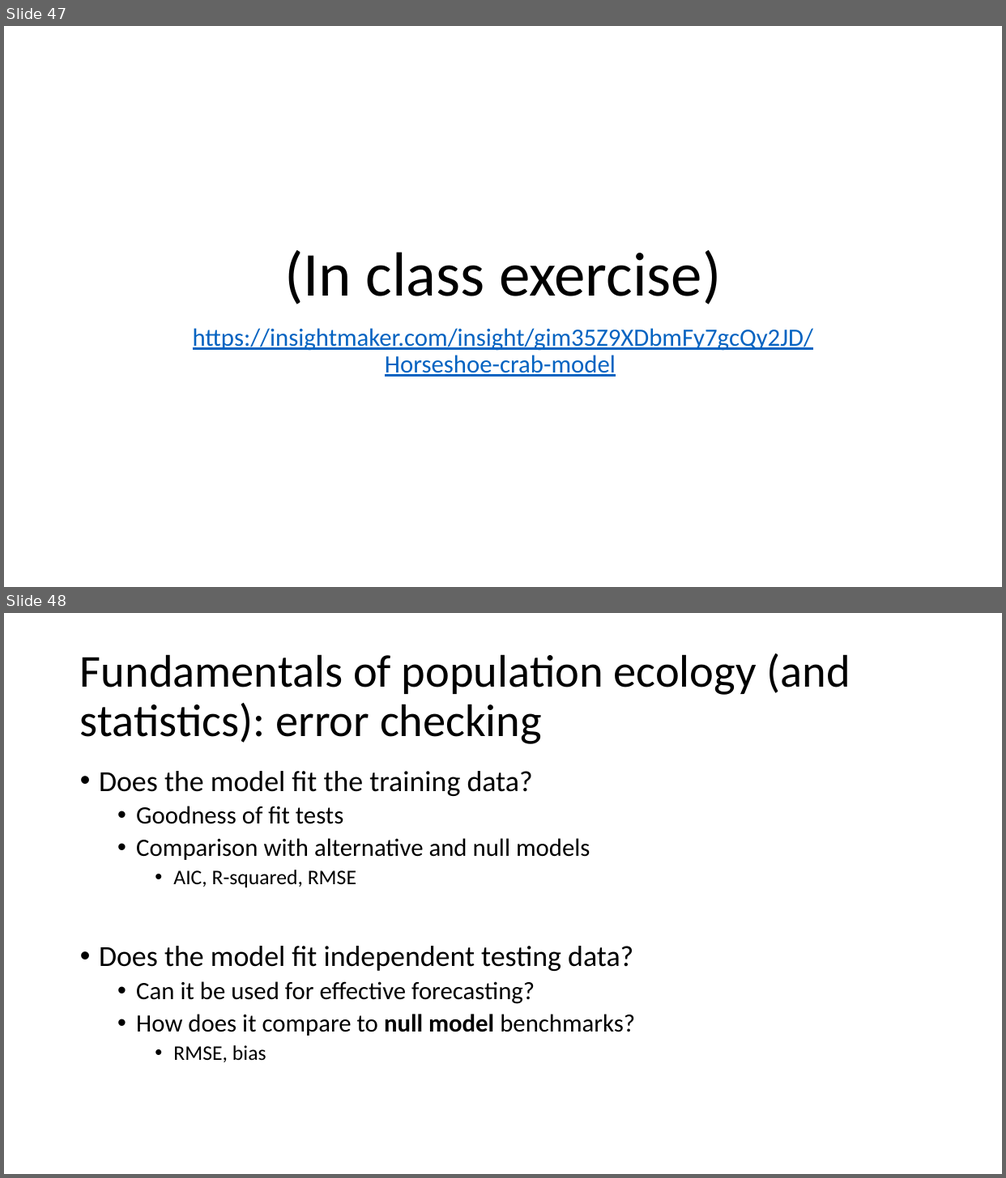
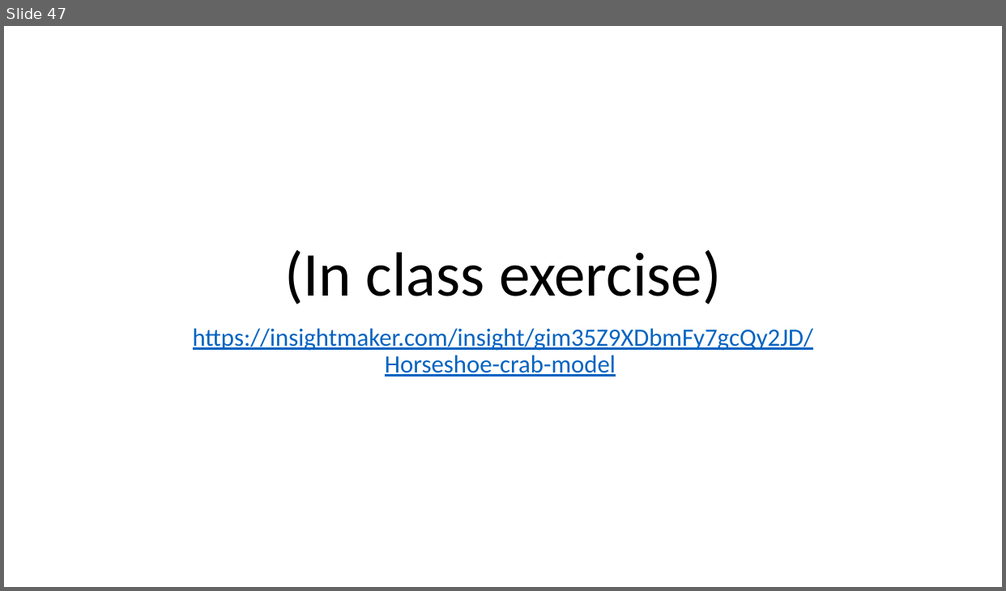
Before and after one commit to kevintshoemaker/NRES-470, a slide deck: REKN2.pptx. Shown one above the other, each under a label of ours: slides 47 and 48 before the commit, slide 47 after it. The pictures are 1006x1178 and 1006x591 pixels, drawn with LibreOffice and Linux fonts; fonts in the diff are those of the drawing. Boxes give left, top, right and bottom in pixels: in the first picture for what was removed or moved away, otherwise in the second. Text is boxed around its words. In the diff, an @@ line names an element or a change of style, - is before the commit and + after.

```diff
--- a/REKN2.pptx
+++ b/REKN2.pptx
@@ slide 48 removed at [4, 613, 1002, 1174], background #FFFFFF @@
@@ title removed at [80, 653, 850, 744] @@
-Fundamentals of population ecology (and statistics): error checking
@@ text removed at [99, 771, 635, 1063] @@
-• Does the model fit the training data?
-  • Goodness of fit tests
-  • Comparison with alternative and null models
-    • AIC, R-squared, RMSE
-• Does the model fit independent testing data?
-  • Can it be used for effective forecasting?
-  • How does it compare to null model benchmarks?
-    • RMSE, bias
```
Also in this commit, not shown: 4 slides changed, 2 slides added.
